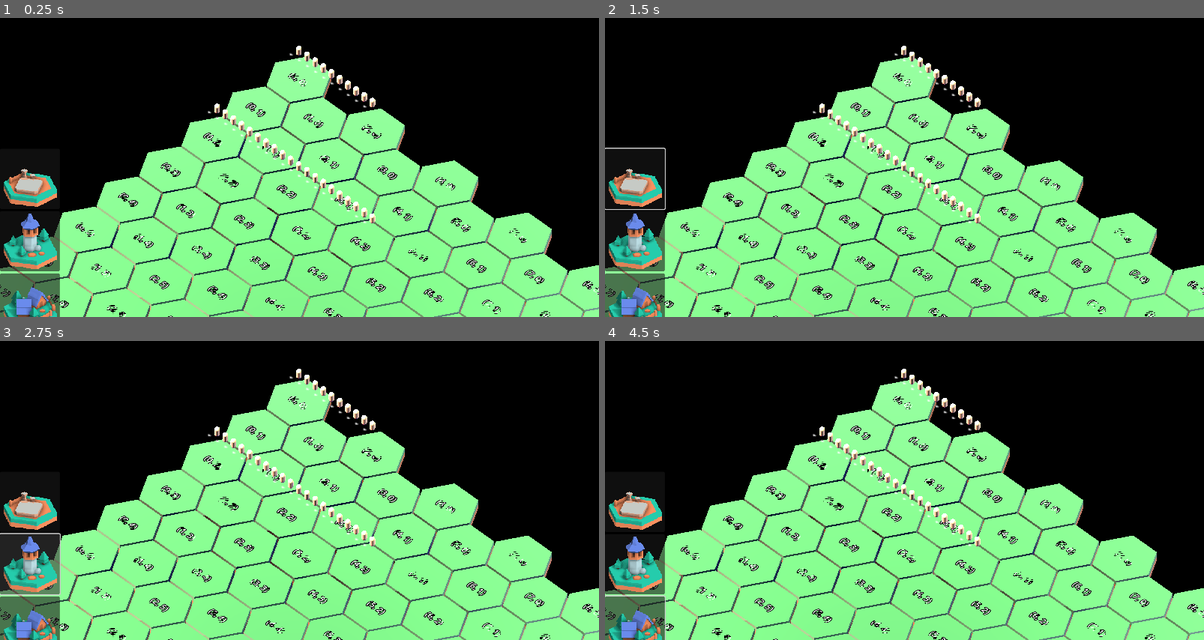
Above: before the commit, frames 1-4 (two rows, left to right).
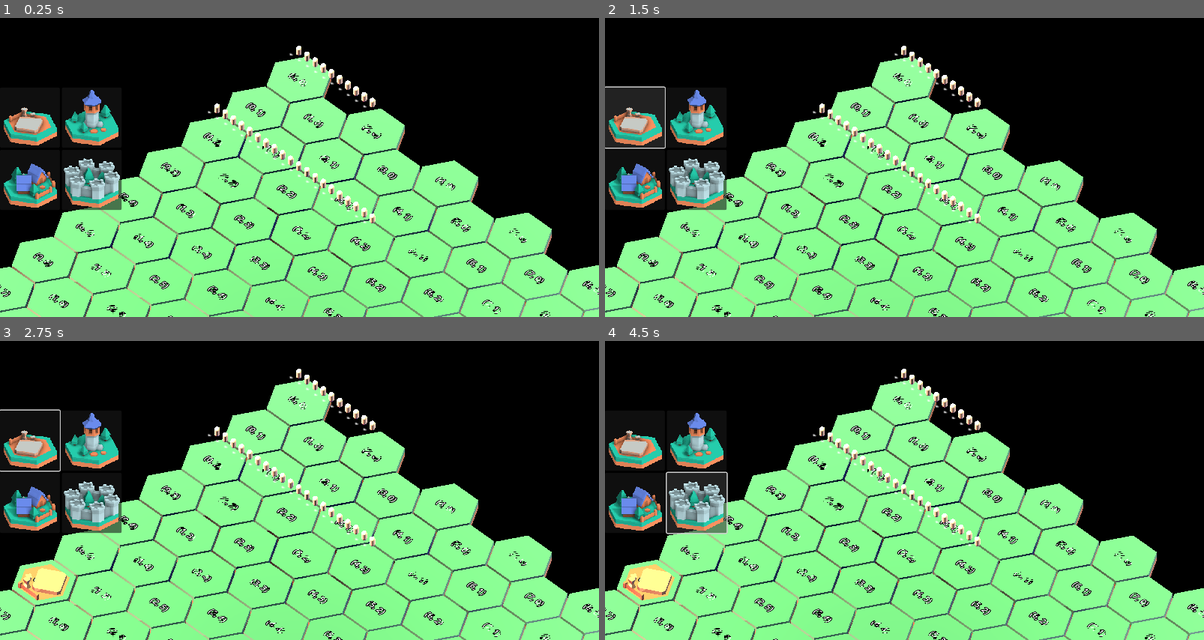
Above: after the commit, the same moments.

Repository: Luis-Arnold/Legends-of-Old
Game: Godot game, scene res://Content/Scenes/Map/Map3D.tscn
The game is run twice, just before and just after one commit, with the same random seed, the same clock (stepped at 60 frames per second) and the same inputs.
Inputs (mouse positions are in pixels of both pictures, inside the frame that each line leads up to):
- Up to frame 1 (0.25 s): no input
- Up to frame 2 (1.5 s): click (634, 179) at 0.52 s; click (634, 116) at 1.27 s
- Up to frame 3 (2.75 s): click (29, 565) at 2.02 s
- Up to frame 4 (4.5 s): click (694, 439) at 2.77 s; click (634, 625) at 3.52 s; click (694, 502) at 4.27 s

The runs differ from the first frame. In frame 1, 6.5% of the frame differs, in the area x 0-21%, y 24-100%; in frame 2, 7.9%, in the area x 0-21%, y 22-100%; in frame 3, 7.6%; in frame 4, 7.5%.

Commit message:
Working on UI for recruiting

Diff:
--- a/Content/Scenes/Map/Camera.gd
+++ b/Content/Scenes/Map/Camera.gd
@@ -30,6 +30,10 @@
 				KEY_D:#, KEY_RIGHT:
 					position.x += cameraSpeed
 					position.z -= cameraSpeed
+#				KEY_Q:
+#					rotation.y += cameraSpeed
+#				KEY_E:
+#					rotation.y -= cameraSpeed
 
 		if event is InputEventMouseButton:
 			match event.button_index:
--- a/Content/Scenes/Map/HexTile.gd
+++ b/Content/Scenes/Map/HexTile.gd
@@ -91,12 +91,17 @@
 	%Highlight.light_energy = 0
 
 func _input(event):
-	if mouseOver:
-		if event is InputEventMouseButton and event.pressed:
-			match event.button_index:
-				MOUSE_BUTTON_RIGHT:
-					if canRecruit:
-						recruit()
+	if event is InputEventMouseButton and event.pressed:
+		match event.button_index:
+			MOUSE_BUTTON_RIGHT:
+				if mouseOver and canRecruit and not BuildingUtil.isBuildingSelected:
+					UiUtil.recruitingUI.visible = true
+					BuildingUtil.isBuildingSelected = true
+					BuildingUtil.buildingSelected = self
+				elif canRecruit and BuildingUtil.isBuildingSelected and BuildingUtil.buildingSelected == self:
+					UiUtil.recruitingUI.visible = false
+					BuildingUtil.isBuildingSelected = false
+					BuildingUtil.buildingSelected = null
 
 func highlight():
 	%Highlight.light_energy = 1
@@ -191,17 +196,16 @@
 	CameraUtil.currentMap.tileDied(self)
 
 func recruit(_unitScene: PackedScene = unitScene, _soldierScene: PackedScene = soldierScene):
-	if canRecruit:
-		var newUnit: Unit3D = _unitScene.instantiate().duplicate()
-		CameraUtil.currentMap.add_child(newUnit)
-		newUnit.initializeSoldiers(10, _soldierScene)
-		for soldier in newUnit.soldiers:
-			soldier.position = position
-			soldier.get_node('NavAgent').target_position = position
-			soldier.add_to_group('soldiersInView')
-			soldier.changeColor(playerColor)
-
-		UnitUtil.distributeSoldiersAcrossTiles([newUnit], [self])
+	var newUnit: Unit3D = _unitScene.instantiate().duplicate()
+	CameraUtil.currentMap.add_child(newUnit)
+	newUnit.initializeSoldiers(10, _soldierScene)
+	for soldier in newUnit.soldiers:
+		soldier.position = position
+		soldier.get_node('NavAgent').target_position = position
+		soldier.add_to_group('soldiersInView')
+		soldier.changeColor(playerColor)
+
+	UnitUtil.distributeSoldiersAcrossTiles([newUnit], [self])
 
 func _onMouseEntered():
 	mouseOver = true
--- a/Content/Scenes/Map/Selector.gd
+++ b/Content/Scenes/Map/Selector.gd
@@ -37,7 +37,7 @@
 					if event.pressed:
 						var hexTile = CameraUtil.gameCamera.getObjectUnderMouse(get_global_mouse_position(), 'RigidBody3D')
 						if is_instance_valid(hexTile):
-							var newTile = BuildingUtil.buildingSelected.duplicate()
+							var newTile = BuildingUtil.buildingButtonSelected.duplicate()
 
 							newTile.q = hexTile.q
 							newTile.r = hexTile.r
--- a/Content/Scenes/Unit/Unit3D.gd
+++ b/Content/Scenes/Unit/Unit3D.gd
@@ -5,6 +5,8 @@
 @export var playerColor: PlayerUtil.playerColor
 
 @export_category('Core')
+var soldierType: UnitUtil.soldierType
+var unitType: UnitUtil.unitType
 @export var formation: UnitUtil.formationType
 @export var currentTiles: Array = []
 @export var isSelected: bool = false
@@ -24,8 +26,19 @@
 
 @export_category('Debug')
 
+var soldierTypePath: String
+var isVisual: bool = false
+var soldierImage: Texture2D
+
 func _ready():
 	pass
+
+func _initialize(_unitType: UnitUtil.unitType, _soldierType: UnitUtil.soldierType, _soldierTypePath: String, _soldierImage: Texture2D, _isVisual: bool):
+	unitType = _unitType
+	soldierType = _soldierType
+	soldierTypePath = _soldierTypePath
+	soldierImage = _soldierImage
+	isVisual = _isVisual
 
 func initializeSoldiers(_troopSize: int = 10, soldierTypeScene: PackedScene = soldierScene):
 	for i in _troopSize:
--- a/Content/Scenes/UserInterface/Buildings.gd
+++ b/Content/Scenes/UserInterface/Buildings.gd
@@ -5,6 +5,8 @@
 @export var hexTileScene: PackedScene
 
 func _ready():
+	UiUtil.buildingsUI = self
+
 	hexTileScene = load(hexTileScenePath)
 	var newBuilding = hexTileScene.instantiate().duplicate()
 	newBuilding._initialize(Vector2i.ZERO, 'farm', 'farm', "res://Content/Resources/Visual/3D/Map/Tiles/buildingFarm.glb", "res://Content/Resources/Visual/2D/Icons/Buildings/smallBuildingFarmNE.png")
@@ -28,4 +30,5 @@
 		buildingButton.connect('pressed', Callable(BuildingUtil, 'setPlacingBuilding').bind(building))
 		buildingButton.connect('mouse_entered', Callable(BuildingUtil, 'mouseEnteredButton'))
 		buildingButton.connect('mouse_exited', Callable(BuildingUtil, 'mouseExitedButton'))
-		%BuildingButtonGrid.add_child(buildingButton)
+
+		add_child(buildingButton)
--- a/Content/Scenes/UserInterface/Buildings.tscn
+++ b/Content/Scenes/UserInterface/Buildings.tscn
@@ -2,17 +2,13 @@
 
 [ext_resource type="Script" path="res://Content/Scenes/UserInterface/Buildings.gd" id="1_jmmpp"]
 
-[node name="Buildings" type="Control"]
-layout_mode = 3
-anchors_preset = 15
-anchor_right = 1.0
-anchor_bottom = 1.0
-grow_horizontal = 2
+[node name="BuildingButtonGrid" type="GridContainer"]
+anchors_preset = 4
+anchor_top = 0.5
+anchor_bottom = 0.5
+offset_top = -324.0
+offset_right = 1152.0
+offset_bottom = 324.0
 grow_vertical = 2
+columns = 2
 script = ExtResource("1_jmmpp")
-
-[node name="BuildingButtonGrid" type="GridContainer" parent="."]
-unique_name_in_owner = true
-layout_mode = 0
-offset_right = 1152.0
-offset_bottom = 648.0
--- a/Content/Scenes/UserInterface/GameUI.tscn
+++ b/Content/Scenes/UserInterface/GameUI.tscn
@@ -1,6 +1,7 @@
-[gd_scene load_steps=2 format=3 uid="uid://cik0k8ae1alv0"]
+[gd_scene load_steps=3 format=3 uid="uid://cik0k8ae1alv0"]
 
 [ext_resource type="PackedScene" uid="uid://cck0yildhweic" path="res://Content/Scenes/UserInterface/Buildings.tscn" id="1_2frd3"]
+[ext_resource type="PackedScene" uid="uid://btpmohrqk4fd4" path="res://Content/Scenes/UserInterface/Recruiting.tscn" id="2_ebq7d"]
 
 [node name="GameUI" type="Control"]
 layout_mode = 3
@@ -9,9 +10,35 @@
 anchor_bottom = 1.0
 grow_horizontal = 2
 grow_vertical = 2
+mouse_filter = 2
 
-[node name="Buildings" parent="." instance=ExtResource("1_2frd3")]
+[node name="Control" type="Control" parent="."]
 layout_mode = 1
 anchors_preset = 14
 anchor_top = 0.5
+anchor_right = 1.0
 anchor_bottom = 0.5
+grow_horizontal = 2
+grow_vertical = 2
+mouse_filter = 2
+
+[node name="Buildings" parent="Control" instance=ExtResource("1_2frd3")]
+layout_mode = 1
+anchors_preset = 9
+anchor_top = 0.0
+anchor_bottom = 1.0
+offset_top = 0.0
+offset_right = 0.0
+offset_bottom = 0.0
+
+[node name="Recruiting" parent="Control" instance=ExtResource("2_ebq7d")]
+visible = true
+layout_mode = 1
+anchors_preset = 11
+anchor_left = 1.0
+anchor_right = 1.0
+anchor_bottom = 1.0
+offset_right = 0.0
+offset_bottom = 0.0
+grow_horizontal = 0
+grow_vertical = 2
--- /dev/null
+++ b/Content/Scenes/UserInterface/Recruiting.gd
@@ -0,0 +1,24 @@
+extends Control
+
+@export var units: Array = []
+@export var unitScenePath: String = "res://Content/Scenes/Unit/Unit3D.tscn"
+@export var unitScene: PackedScene
+
+func _ready():
+	UiUtil.recruitingUI = self
+
+	unitScene = load(unitScenePath)
+	var newUnit = unitScene.instantiate().duplicate()
+	newUnit._initialize(UnitUtil.unitType.ANY, UnitUtil.soldierType.SOLDIER, 'soldierTypePath', load("res://Content/Resources/Visual/2D/Icons/Soldiers/soldierIcon.png"), false)
+	units.append(newUnit)
+
+	for unit in units:
+		var unitButton: Button = Button.new()
+		unitButton.icon = unit.soldierImage
+		unitButton.connect('pressed', Callable(UnitUtil, 'setPlacingUnit').bind(unit))
+		unitButton.connect('mouse_entered', Callable(UnitUtil, 'mouseEnteredButton'))
+		unitButton.connect('mouse_exited', Callable(UnitUtil, 'mouseExitedButton'))
+
+		add_child(unitButton)
+
+	visible = false
--- /dev/null
+++ b/Content/Scenes/UserInterface/Recruiting.tscn
@@ -0,0 +1,8 @@
+[gd_scene load_steps=2 format=3 uid="uid://btpmohrqk4fd4"]
+
+[ext_resource type="Script" path="res://Content/Scenes/UserInterface/Recruiting.gd" id="1_2ppf4"]
+
+[node name="RecruitmentButtonGrid" type="GridContainer"]
+offset_right = 1147.0
+offset_bottom = 645.0
+script = ExtResource("1_2ppf4")
--- /dev/null
+++ b/Content/Scenes/UserInterface/Technologie.tscn
@@ -0,0 +1,3 @@
+[gd_scene format=3 uid="uid://cksfxboo1pf57"]
+
+[node name="Technologie" type="GridContainer"]
--- a/Content/Scripts/Singletons/BuildingUtil.gd
+++ b/Content/Scripts/Singletons/BuildingUtil.gd
@@ -1,11 +1,16 @@
 extends Node
 
 var isPlacingBuilding: bool = false
+var isMouseOverButton: bool = false
+var buildingButtonSelected: HexTile = null
 var buildingSelected: HexTile = null
-var isMouseOverButton: bool = false
+var isBuildingSelected: bool = false
 
-func setPlacingBuilding(building: HexTile) -> void:
-	buildingSelected = building
+var soldierScene: PackedScene = preload('res://Content/Scenes/Soldier/Soldier3D.tscn')
+var unitScene: PackedScene = preload("res://Content/Scenes/Unit/Unit3D.tscn")
+
+func setPlacingBuilding(_building: HexTile) -> void:
+	buildingButtonSelected = _building
 	isPlacingBuilding = true
 
 func mouseEnteredButton():
@@ -13,3 +18,18 @@
 
 func mouseExitedButton():
 	isMouseOverButton = false
+
+func selectBuilding(_buildingSelected: HexTile):
+	buildingSelected = _buildingSelected
+
+func recruit(_unitScene: PackedScene = unitScene, _soldierScene: PackedScene = soldierScene):
+	var newUnit: Unit3D = _unitScene.instantiate().duplicate()
+	CameraUtil.currentMap.add_child(newUnit)
+	newUnit.initializeSoldiers(10, _soldierScene)
+	for soldier in newUnit.soldiers:
+		soldier.position = buildingSelected.position
+		soldier.get_node('NavAgent').target_position = buildingSelected.position
+		soldier.add_to_group('soldiersInView')
+		soldier.changeColor(buildingSelected.playerColor)
+
+	UnitUtil.distributeSoldiersAcrossTiles([newUnit], [buildingSelected])
--- /dev/null
+++ b/Content/Scripts/Singletons/UIUtil.gd
@@ -0,0 +1,4 @@
+extends Node
+
+@export var recruitingUI: Control
+@export var buildingsUI: Control
--- a/Content/Scripts/Singletons/UnitUtil.gd
+++ b/Content/Scripts/Singletons/UnitUtil.gd
@@ -4,6 +4,9 @@
 
 @export var relativeUnitPositions: Array
 @export var absoluteUnitPositions: Array
+
+var unitSelected: Unit3D
+var isMouseOverButton: bool = false
 
 enum damageType {
 	BLUNT,
@@ -71,3 +74,13 @@
 		var z_offset = sin(angle) * radius
 		positions.append(Vector3(center.x + x_offset, center.y, center.z + z_offset))
 	return positions
+
+func setPlacingUnit(unit: Unit3D) -> void:
+	unitSelected = unit
+	BuildingUtil.recruit()
+
+func mouseEnteredButton():
+	isMouseOverButton = true
+
+func mouseExitedButton():
+	isMouseOverButton = false
--- a/project.godot
+++ b/project.godot
@@ -23,6 +23,7 @@
 MapUtil="*res://Content/Scripts/Singletons/MapUtil.gd"
 PlayerUtil="*res://Content/Scripts/Singletons/PlayerUtil.gd"
 BuildingUtil="*res://Content/Scripts/Singletons/BuildingUtil.gd"
+UiUtil="*res://Content/Scripts/Singletons/UIUtil.gd"
 
 [filesystem]
 
Binary file added: Content/Resources/Visual/2D/Icons/Soldiers/soldierIcon.png
Not shown, added: Content/Resources/Visual/2D/Icons/Soldiers/soldierIcon.png.import
